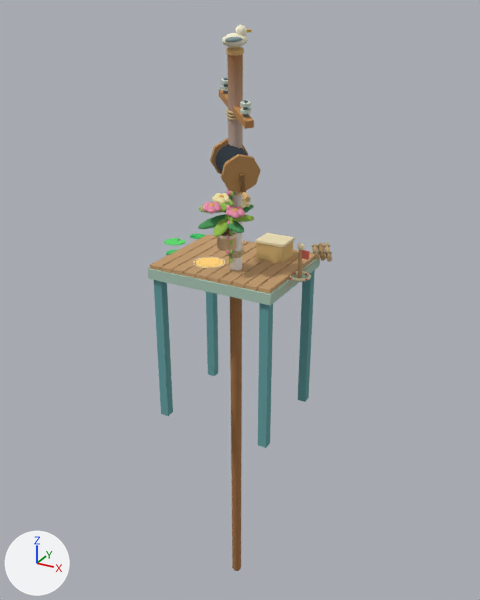
Before and after pictures for a commit that changed the glTF model godot/assets/models/facilities/legacy_home/salvage_station.glb.
Both versions are drawn from a 50 mm lens placed at (6.8, -35.1, 12.5), pointed at (-8.8, -6.8, -1.7). Every picture has the same lights, and +X, +Y and +Z are marked at lower left. The first picture is the older version. Vertices at exactly the same position are counted once.

Names of what the first picture shows: 'PoleAndFlowers', '绞盘打捞台-海上区域-01.001', '绞盘打捞台-海下基座-02.001'.
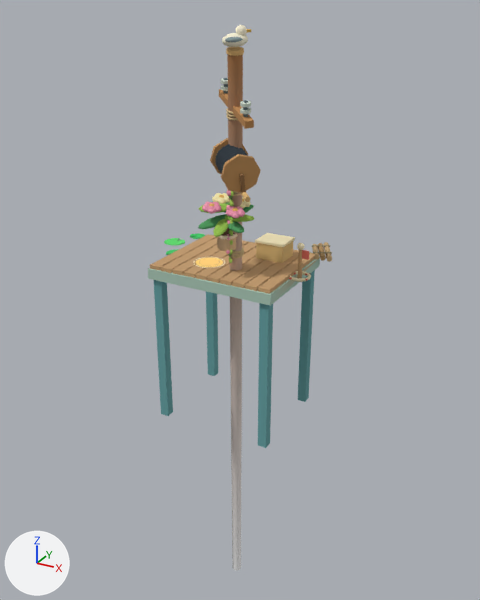
Edits to the scene script, one JSON object a line:
```json
{"block": "me_solar_cabin_harbor_surroundings_submerged_1_004", "where": "# used by ob_绞盘打捞台_海下基座_02_001; location = (0.0, 0.0, 0.0)"}
{"op": "remove", "block": "me_solar_cabin_harbor_surroundings_submerged_1_004", "code": "me_solar_cabin_harbor_surroundings_submerged_1_004.from_pydata(...)  # 109 vertices, 137 faces; spans x -11.3..-4.1, y -11.3..-5.1, z -22.2..1.1"}
{"op": "add", "block": "me_solar_cabin_harbor_surroundings_submerged_1_004", "code": "me_solar_cabin_harbor_surroundings_submerged_1_004.from_pydata(...)  # 84 vertices, 105 faces; spans x -11.3..-4.1, y -11.3..-5.4, z -7.0..1.1"}
{"block": "me_solar_cabin_harbor_surroundings_submerged_1_004", "change": "me_solar_cabin_harbor_surroundings_submerged_1_004 part 1: the loose piece of 25 vertices spanning x -10.1..-7.1, y -9.9..-5.1, z -22.2..1.1 is deleted"}
{"block": "me_poleandflowers", "where": "# used by ob_poleandflowers; location = (0.0, 0.0, 0.0)"}
{"op": "remove", "block": "me_poleandflowers", "code": "me_poleandflowers.from_pydata(...)  # 4169 vertices, 7948 faces; spans x -8.72..-5.18, y -12.48..-9.3, z 1.12..11.89"}
{"op": "add", "block": "me_poleandflowers", "code": "me_poleandflowers.from_pydata(...)  # 4169 vertices, 7948 faces; spans x -10.1..-5.18, y -12.48..-5.09, z -22.12..11.89"}
{"block": "me_poleandflowers", "change": "me_poleandflowers part 2: all 16 vertices in x -7.76..-7.14, y -9.93..-9.3, z 1.12 are moved by (-2.34, 4.21, -23.24)"}
```

Where the change shows, as pixel boxes (x1, y1, x2, y2) in the pictures (480 x 600 px; the box of a moved part takes in the faces that stretch with it):
```json
{"part": 1, "of": "me_solar_cabin_harbor_surroundings_submerged_1_004", "change": "deleted", "before": [230, 297, 242, 571], "on screen": "brown"}
{"part": 2, "of": "me_poleandflowers", "change": "moved or reshaped", "before": [227, 54, 243, 271], "after": [227, 54, 243, 570]}
```
